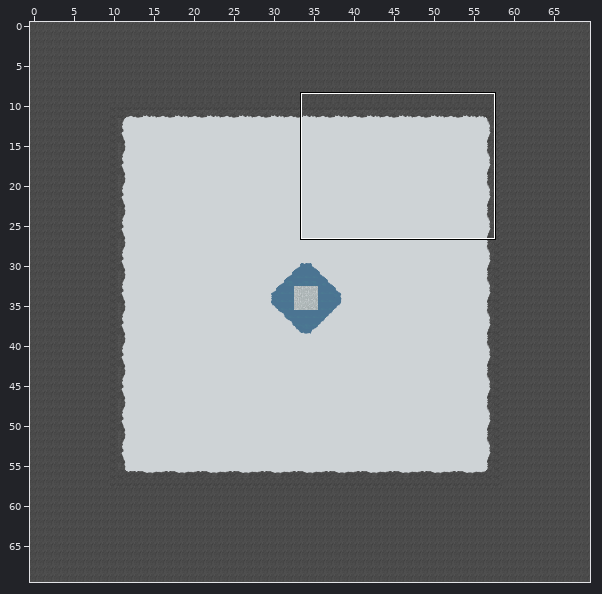
A Tiled map (JSON) gets an edit: public/assets/maps/principalMap.json. Above, an overview of the earlier version with the close-up marked.
Close-up. Old version:
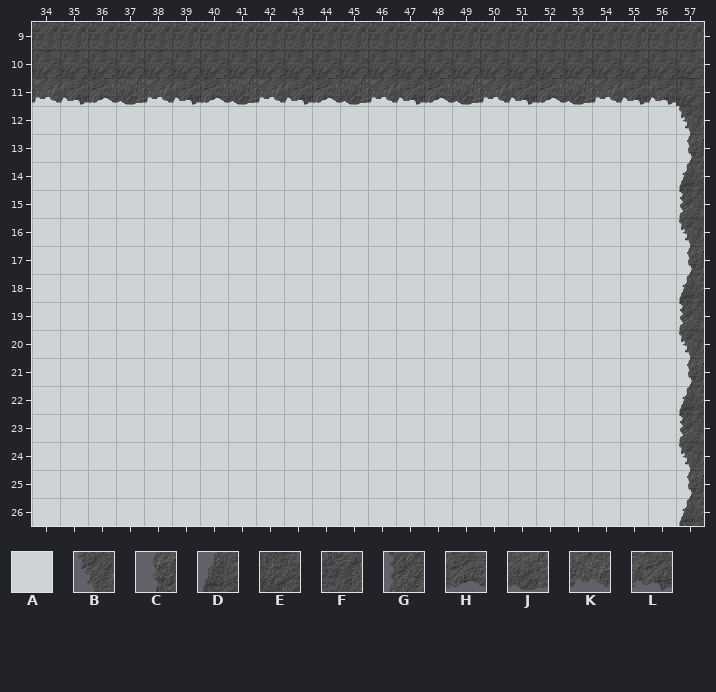
Cells are 40x40 px. Shown: x 34..57, y 9..26. The commit also changed other parts of the map, which this record leaves out.
Key: from "tiles": A 1, B 66, C 81, D 96, E 97, F 98, G 111, H 127, J 128, K 129, L 130.
_ is an empty cell, # one hidden under a higher layer.
Layers that did not change in this view are not listed.
Layer "FirstFloor" before, first column x 34:
 9 FFFFFFFFFFFFFFFFFFFFFFFF
10 EEEEEEEEEEEEEEEEEEEEEEEE
11 AAAAAAAAAAAAAAAAAAAAAAA#
12 AAAAAAAAAAAAAAAAAAAAAAAA
13 AAAAAAAAAAAAAAAAAAAAAAAA
14 AAAAAAAAAAAAAAAAAAAAAAAA
15 AAAAAAAAAAAAAAAAAAAAAAAA
16 AAAAAAAAAAAAAAAAAAAAAAAA
17 AAAAAAAAAAAAAAAAAAAAAAAA
18 AAAAAAAAAAAAAAAAAAAAAAAA
19 AAAAAAAAAAAAAAAAAAAAAAAA
20 AAAAAAAAAAAAAAAAAAAAAAAA
21 AAAAAAAAAAAAAAAAAAAAAAAA
22 AAAAAAAAAAAAAAAAAAAAAAAA
23 AAAAAAAAAAAAAAAAAAAAAAAA
24 AAAAAAAAAAAAAAAAAAAAAAAA
25 AAAAAAAAAAAAAAAAAAAAAAAA
26 AAAAAAAAAAAAAAAAAAAAAAAA
Layer "SecondFloor" before, first column x 34:
 9 ________________________
10 ________________________
11 KLHJKLHJKLHJKLHJKLHJKLLE
12 _______________________B
13 _______________________C
14 _______________________D
15 _______________________G
16 _______________________B
17 _______________________C
18 _______________________D
19 _______________________G
20 _______________________B
21 _______________________C
22 _______________________D
23 _______________________G
24 _______________________B
25 _______________________C
26 _______________________D
The same view after the edit:
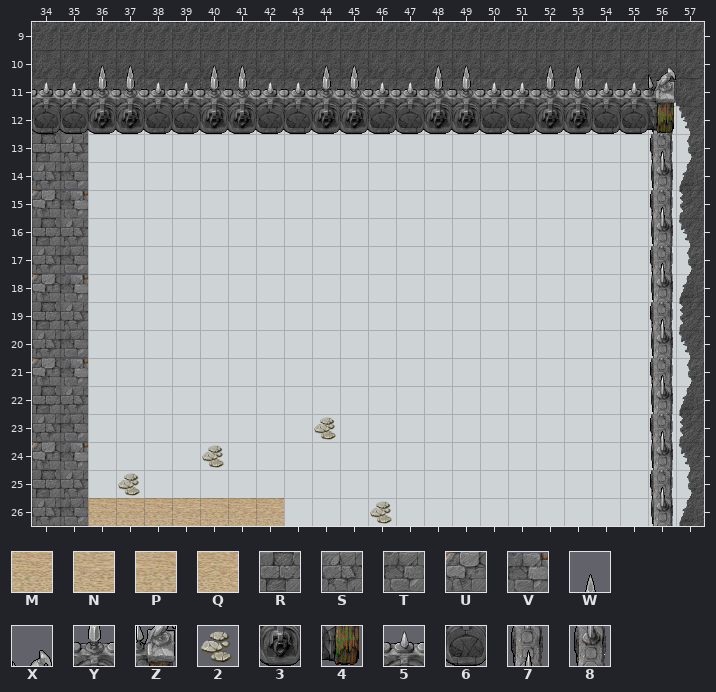
Further tiles: from "tiles": M 721, N 722, P 723, Q 724, R 810, S 811, T 813, U 843, V 844, W 1028, X 1034, Y 1058, Z 1064, 2 1072, 3 1088, 4 1094, 5 1148, 6 1178, 7 1243, 8 1273.
Difference:
Changed rows in their new state; . is an unchanged cell.
Layer "FirstFloor":
first column x 34:
12 UV.......
13 RS.......
14 ST.......
15 UV.......
16 RS.......
17 ST.......
18 UV.......
19 RS.......
20 ST.......
21 UV.......
22 RS.......
23 ST.......
24 UV.......
25 RS.......
26 STMMMNPQQ
Layer "SecondFloor":
first column x 37:
12 ...................8
13 ...................7
14 ...................8
15 ...................7
16 ...................8
17 ...................7
18 ...................8
19 ...................7
20 ...................8
21 ...................7
22 ...................8
23 .......2...........7
24 ...2...............8
25 2..................7
26 .........2.........8
Layer "ThirdFloor":
first column x 34:
10 ..WW..WW..WW..WW..WW..X
11 55YY55YY55YY55YY55YY55Z
12 66336633663366336633664
Pixel boxes of the changes (left, top, right, bottom) in both close-ups:
changed: (32, 65, 676, 526)
